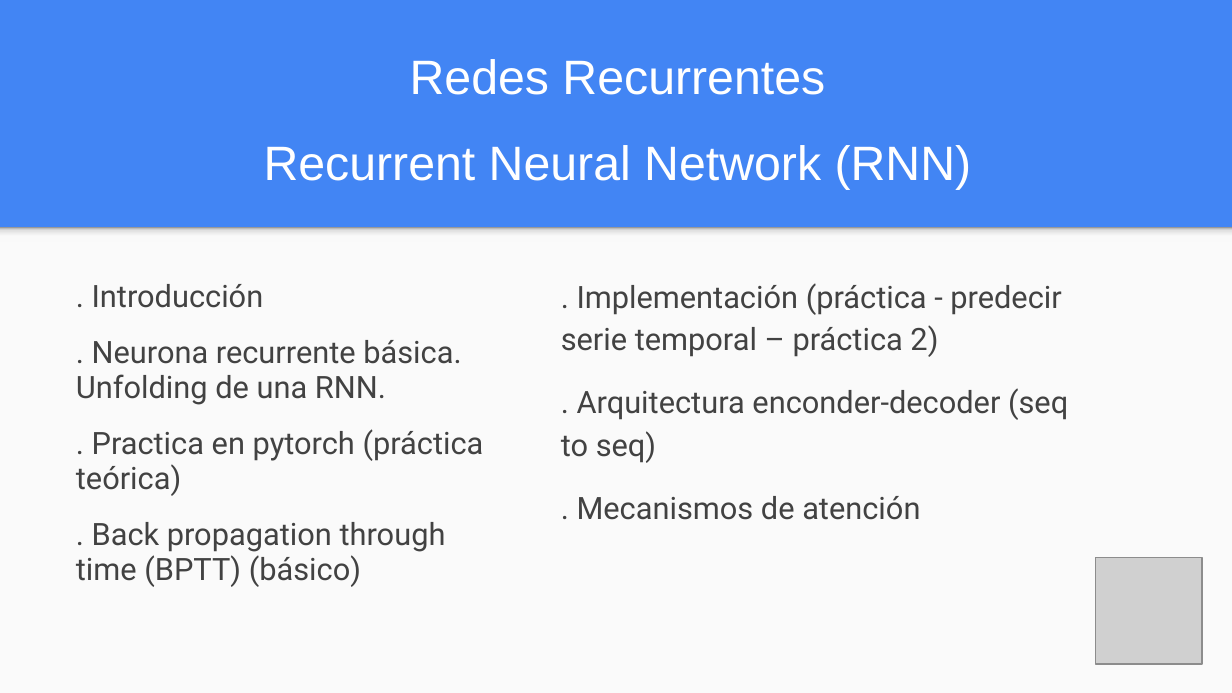
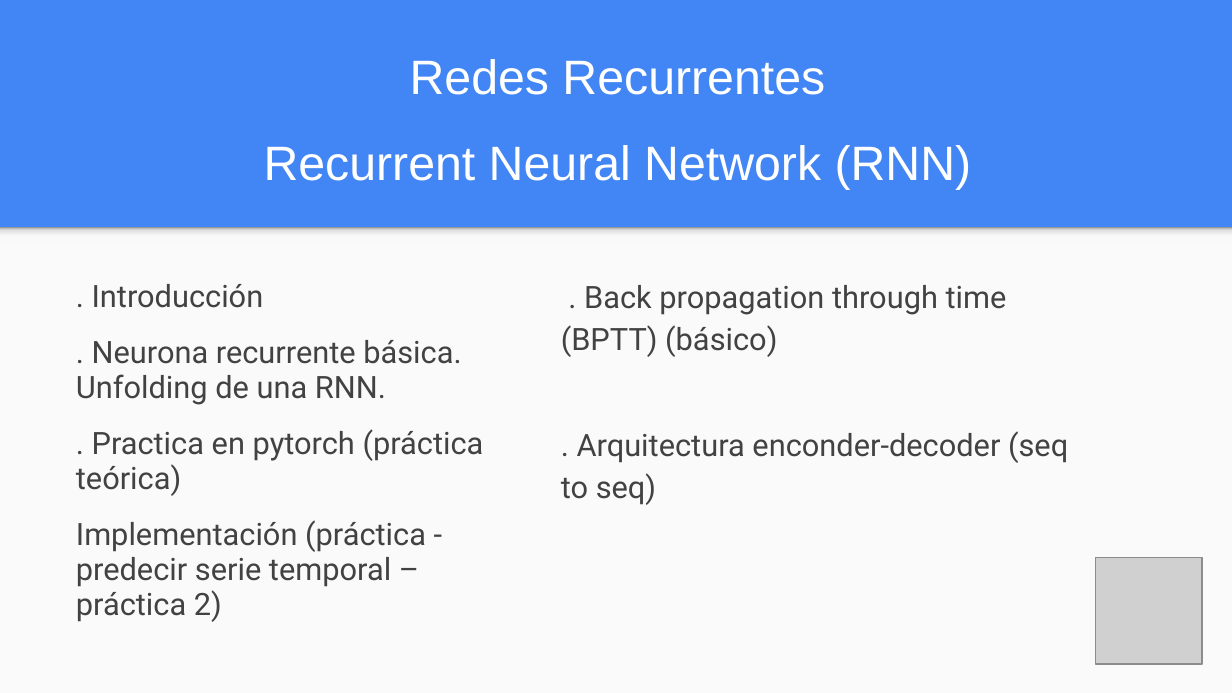
Before and after one commit to FIUBA-Posgrado-Inteligencia-Artificial/aprendizaje_profundo, a slide deck: slide 2 of clase_6/teoria/Clase_6.pptx. Drawn at 1232x693 pixels with LibreOffice and Linux fonts; fonts in the diff are those of the drawing; grey boxes stand for pictures. Boxes give left, top, right and bottom in pixels: in the first picture for what was removed or moved away, otherwise in the second. Text is boxed around its words. In the diff, an @@ line names an element or a change of style, - is before the commit and + after.

```diff
--- a/clase_6/teoria/Clase_6.pptx
+++ b/clase_6/teoria/Clase_6.pptx
@@ text at box(561, 285, 1007, 357): text changed @@
-. Implementación (práctica - predecir serie temporal – práctica 2)
+. Back propagation through time (BPTT) (básico)
@@ text at box(577, 496, 920, 520): paragraph removed @@
-. Mecanismos de atención
@@ text at box(76, 520, 426, 622): text changed @@
-. Back propagation through time (BPTT) (básico)
+Implementación (práctica - predecir serie temporal – práctica 2)
```
Also in this commit, not shown: 1 other slide changed, 3 slides added, 10 slides removed, 8 other files.
